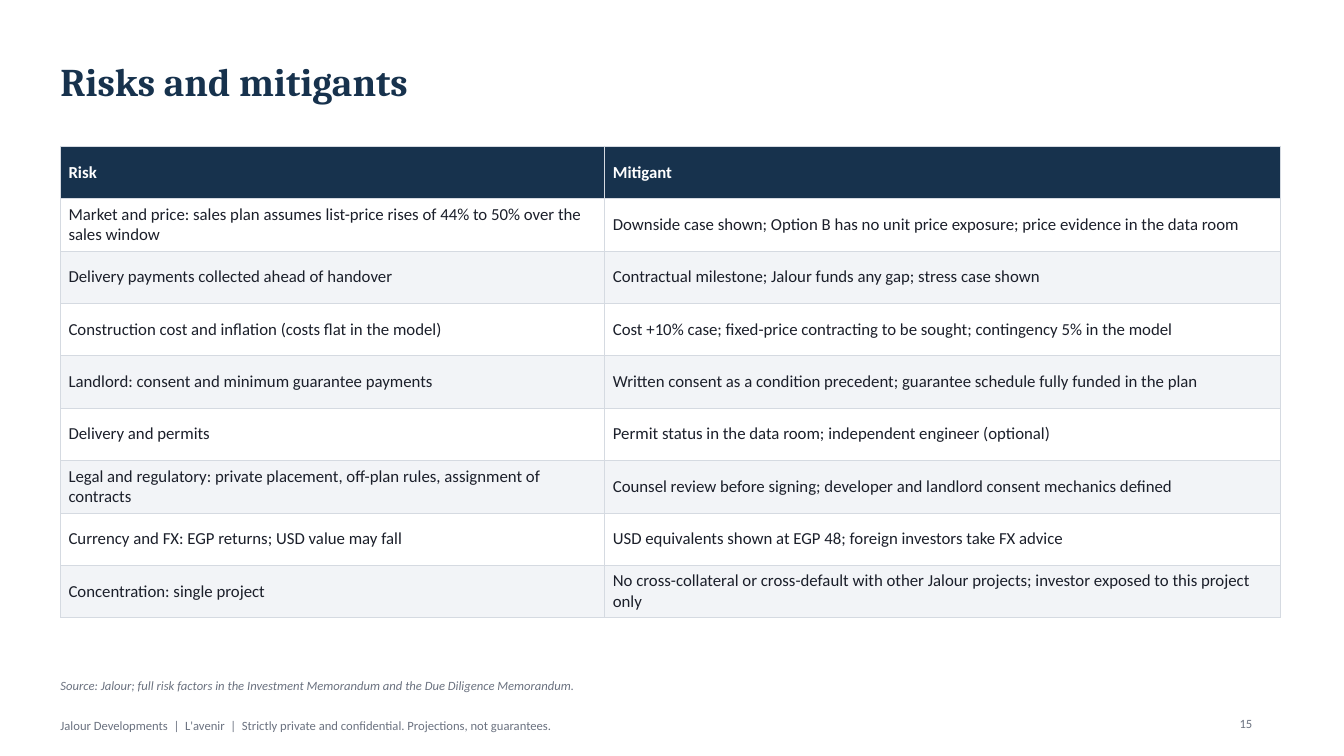
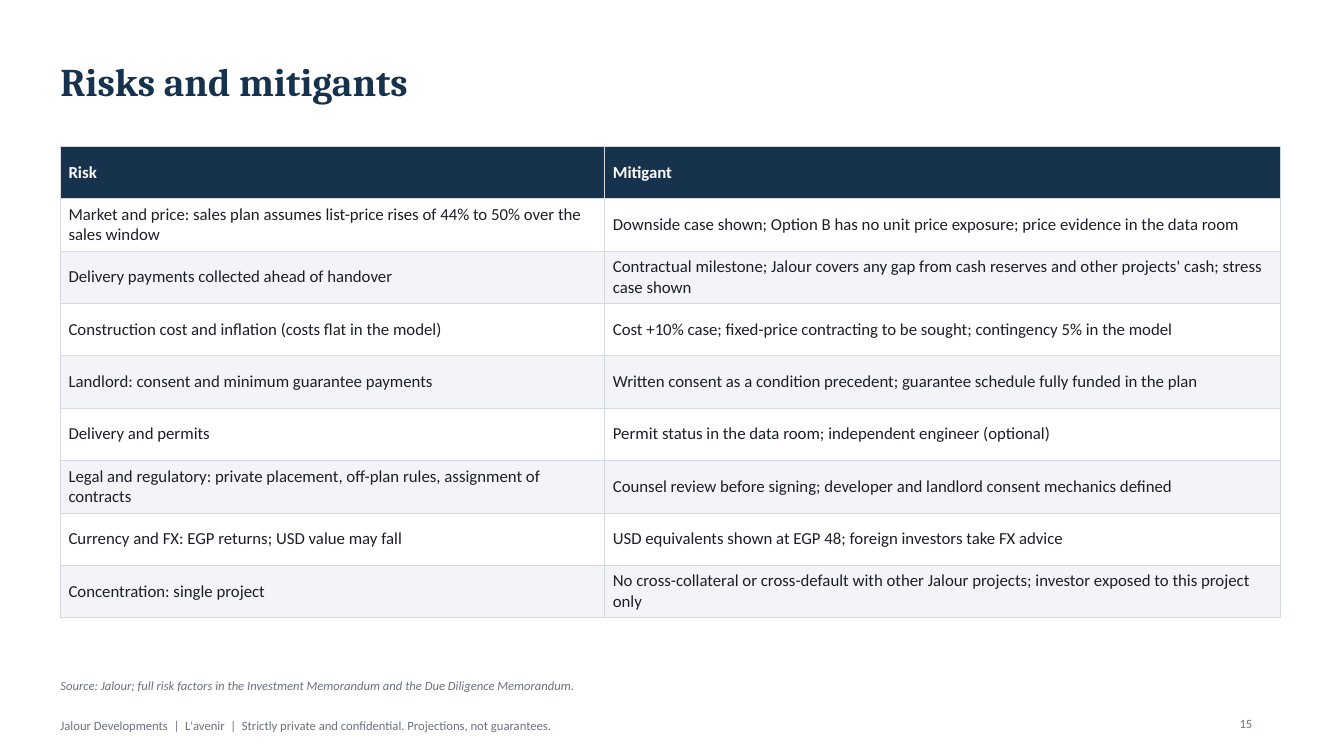
Before and after one commit to abdelnabiii/Jalour_inv_pitch, a slide deck: slide 15 of output/LA_050M/Deck.pptx. Drawn at 1344x756 pixels with LibreOffice and Linux fonts; fonts in the diff are those of the drawing. Boxes give left, top, right and bottom in pixels: in the first picture for what was removed or moved away, otherwise in the second. Text is boxed around its words. In the diff, an @@ line names an element or a change of style, - is before the commit and + after.

```diff
--- a/output/LA_050M/Deck.pptx
+++ b/output/LA_050M/Deck.pptx
@@ table at [60,146,1280,614] @@
-row 3, column 2: Contractual milestone; Jalour funds any gap; stress case shown
+row 3, column 2: Contractual milestone; Jalour covers any gap from cash reserves and other projects' cash; stress case shown
```
Also in this commit, not shown: 7 other slides changed, 47 other files.
